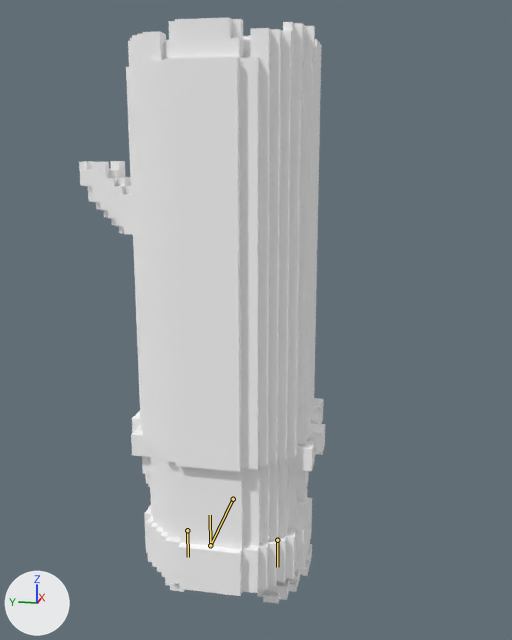
Renders of the Blender file src/galois/data/npcs/tree_mucker_animations.blend from each side of a commit.
Camera for both pictures: a 50 mm camera at (-8.66, -2.13, 5.9) aimed at (2.29, 0.06, 3.16). The axes (+X, +Y, +Z) are drawn at lower left. The lights are the same throughout. The older version comes first. The bones that bend it are drawn over the model as lines.

Names of what the first picture shows: 'Body', 'Head', 'L_Leg', 'R_Leg'.
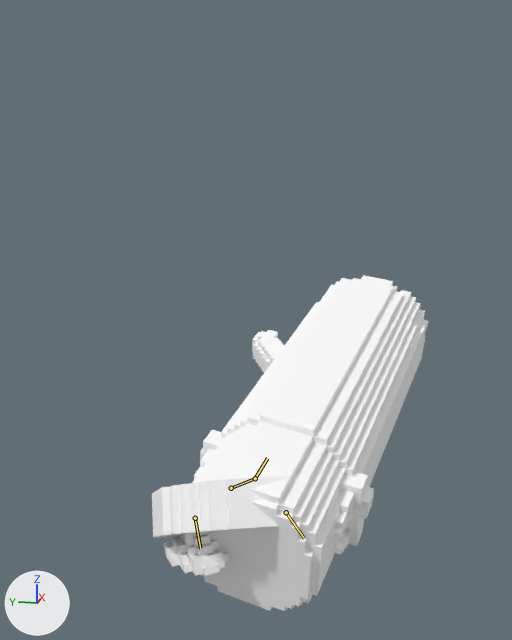
The newer file adds an action. The first version stands in its rest pose; the second is drawn at frame 4 of the action 'StaggerMedium'.

What differs and where, as boxes (x1, y1, x2, y2) in the pictures (512 x 640 px):
'Head', posed (37% shorter)
    before: (79, 17, 325, 549)
    after: (192, 275, 429, 611)
'Body', posed
    before: (144, 497, 312, 596)
    after: (152, 476, 300, 537)
'L_Leg', posed (mostly hidden before)
    before: (165, 577, 185, 592)
    after: (164, 533, 229, 576)
bone 'Body', root to tip
    before: (233, 499) to (210, 545)
    after: (231, 488) to (255, 478)
bone 'Head', root to tip
    before: (210, 545) to (210, 515)
    after: (255, 478) to (267, 458)
bone 'R_Leg', root to tip
    before: (277, 540) to (277, 567)
    after: (286, 512) to (304, 538)
bone 'L_Leg', root to tip
    before: (187, 530) to (188, 557)
    after: (195, 518) to (200, 548)

The change in detail:
Bone 'Body' (bone_body) moves from (0.0, 0.0, 0.0) to (-0.14, -0.06, 0.039).
Bone 'Body' (bone_body) turns from (0, 0, 0) to (-26, 10, 30) degrees about its own x, y and z.
Bone 'Head' (bone_head) turns from (0, 0, 0) to (37, -8, -42) degrees about its own x, y and z.
Bone 'R_Leg' (bone_r_leg) turns from (0, 0, 0) to (30, 0, -10) degrees about its own x, y and z.
Bone 'L_Leg' (bone_l_leg) turns from (0, 0, 0) to (11, 0, 15) degrees about its own x, y and z.
